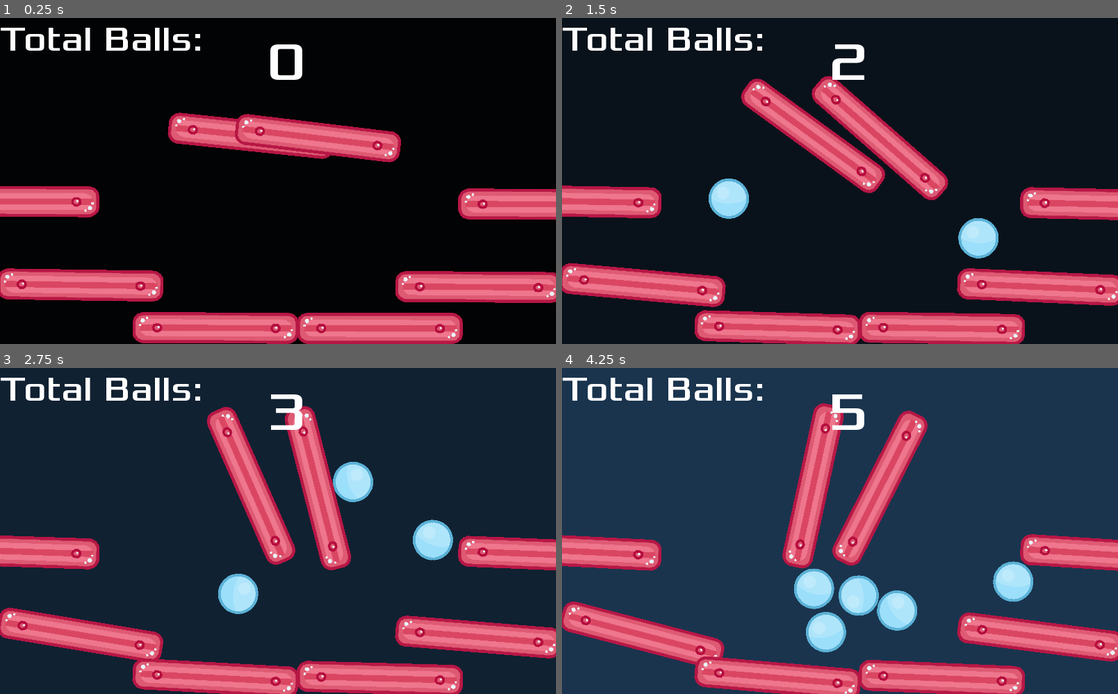
Above: before the commit, frames 1-4 (two rows, left to right).
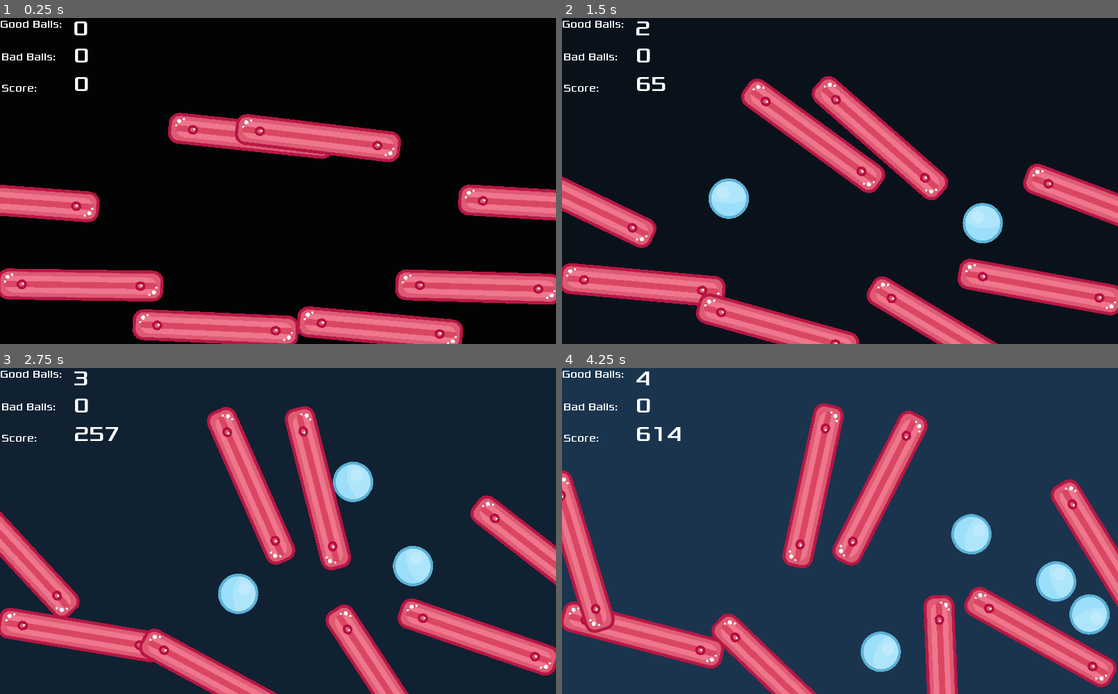
Above: after the commit, the same moments.

Repository: ahungry/games-scratch
Game: Godot game, scene res://Main.tscn
Same seed, same stepped clock (60 frames per second), same inputs: the game is played once before the commit and once after it.
Inputs (mouse positions are in pixels of both pictures, inside the frame that each line leads up to):
- Up to frame 1 (0.25 s): no input
- Up to frame 2 (1.5 s): move the mouse to (962, 164) at 0.52 s; press the mouse at (962, 164) at 0.53 s; move the mouse to (728, 197) at 1.27 s; release the mouse at (728, 197) at 1.28 s; click (728, 197) at 1.35 s
- Up to frame 3 (2.75 s): move the mouse to (333, 459) at 2.02 s; press the mouse at (333, 459) at 2.03 s
- Up to frame 4 (4.25 s): move the mouse to (812, 596) at 2.77 s; release the mouse at (812, 596) at 2.78 s; click (812, 596) at 2.85 s; move the mouse to (1006, 579) at 3.52 s; press the mouse at (1006, 579) at 3.53 s

The runs differ from the first frame. In frame 1, 7.0% of the frame differs, in the area x 0-100%, y 0-100%; in frame 2, 15%; in frame 3, 17%; in frame 4, 24%.

Commit message:
Really good game

Diff:
--- a/falling-balls/Ball.tscn
+++ b/falling-balls/Ball.tscn
@@ -8,7 +8,7 @@
 custom_solver_bias = 0.0
 radius = 37.1452
 
-[node name="Ball" type="RigidBody2D"]
+[node name="Ball" type="RigidBody2D" index="0"]
 
 input_pickable = false
 collision_layer = 1
--- a/falling-balls/HUD.gd
+++ b/falling-balls/HUD.gd
@@ -1,7 +1,6 @@
 extends CanvasLayer
 
 export (PackedScene) var HUD
-var score = 0
 
 # class member variables go here, for example:
 # var a = 2
@@ -13,8 +12,9 @@
 	pass
 
 func _process(delta):
+	pass
 	#$Score.text = str(score)
-	$Score.text = str(get_tree().get_nodes_in_group("balls").size())
+	#$Score.text = str(get_tree().get_nodes_in_group("balls").size())
 #	# Called every frame. Delta is time since last frame.
 #	# Update game logic here.
 #	pass
--- a/falling-balls/HUD.tscn
+++ b/falling-balls/HUD.tscn
@@ -9,7 +9,7 @@
 
 [sub_resource type="DynamicFont" id=2]
 
-size = 64
+size = 20
 use_mipmaps = false
 use_filter = false
 font_data = SubResource( 1 )
@@ -22,13 +22,13 @@
 
 [sub_resource type="DynamicFont" id=4]
 
-size = 100
+size = 40
 use_mipmaps = false
 use_filter = false
 font_data = SubResource( 3 )
 _sections_unfolded = [ "Font", "Settings" ]
 
-[node name="HUD" type="CanvasLayer"]
+[node name="HUD" type="CanvasLayer" index="0"]
 
 layer = 1
 offset = Vector2( 0, 0 )
@@ -38,20 +38,7 @@
 script = ExtResource( 1 )
 HUD = null
 
-[node name="TouchScreenButton" type="TouchScreenButton" parent="." index="0"]
-
-scale = Vector2( 1025.03, 616.2 )
-normal = null
-pressed = null
-bitmask = null
-shape = null
-shape_centered = true
-shape_visible = true
-passby_press = false
-action = "click"
-visibility_mode = 0
-
-[node name="Label" type="Label" parent="." index="1"]
+[node name="GoodBallsLabel" type="Label" parent="." index="0"]
 
 anchor_left = 0.0
 anchor_top = 0.0
@@ -66,22 +53,68 @@
 size_flags_horizontal = 1
 size_flags_vertical = 4
 custom_fonts/font = SubResource( 2 )
-text = "Total Balls:"
+text = "Good Balls:"
 percent_visible = 1.0
 lines_skipped = 0
 max_lines_visible = -1
 _sections_unfolded = [ "Size Flags", "custom_fonts" ]
 
-[node name="Score" type="Label" parent="." index="2"]
+[node name="BadBallsLabel" type="Label" parent="." index="1"]
 
 anchor_left = 0.0
 anchor_top = 0.0
 anchor_right = 0.0
 anchor_bottom = 0.0
-margin_left = 492.0
-margin_top = 20.0
-margin_right = 761.0
-margin_bottom = 165.0
+margin_left = 3.0
+margin_top = 60.0
+margin_right = 519.0
+margin_bottom = 150.0
+rect_pivot_offset = Vector2( 0, 0 )
+rect_clip_content = false
+mouse_filter = 2
+mouse_default_cursor_shape = 0
+size_flags_horizontal = 1
+size_flags_vertical = 4
+custom_fonts/font = SubResource( 2 )
+text = "Bad Balls:"
+percent_visible = 1.0
+lines_skipped = 0
+max_lines_visible = -1
+_sections_unfolded = [ "Size Flags", "custom_fonts" ]
+
+[node name="ScoreLabel" type="Label" parent="." index="2"]
+
+anchor_left = 0.0
+anchor_top = 0.0
+anchor_right = 0.0
+anchor_bottom = 0.0
+margin_left = 3.0
+margin_top = 118.0
+margin_right = 519.0
+margin_bottom = 208.0
+rect_pivot_offset = Vector2( 0, 0 )
+rect_clip_content = false
+mouse_filter = 2
+mouse_default_cursor_shape = 0
+size_flags_horizontal = 1
+size_flags_vertical = 4
+custom_fonts/font = SubResource( 2 )
+text = "Score:"
+percent_visible = 1.0
+lines_skipped = 0
+max_lines_visible = -1
+_sections_unfolded = [ "Size Flags", "custom_fonts" ]
+
+[node name="Score" type="Label" parent="." index="3"]
+
+anchor_left = 0.0
+anchor_top = 0.0
+anchor_right = 0.0
+anchor_bottom = 0.0
+margin_left = 136.0
+margin_top = 97.0
+margin_right = 417.0
+margin_bottom = 162.0
 rect_pivot_offset = Vector2( 0, 0 )
 rect_clip_content = false
 mouse_filter = 2
@@ -94,3 +127,62 @@
 lines_skipped = 0
 max_lines_visible = -1
 _sections_unfolded = [ "custom_fonts" ]
+
+[node name="Good" type="Label" parent="." index="4"]
+
+anchor_left = 0.0
+anchor_top = 0.0
+anchor_right = 0.0
+anchor_bottom = 0.0
+margin_left = 135.0
+margin_top = -5.0
+margin_right = 419.0
+margin_bottom = 50.0
+rect_pivot_offset = Vector2( 0, 0 )
+rect_clip_content = false
+mouse_filter = 2
+mouse_default_cursor_shape = 0
+size_flags_horizontal = 1
+size_flags_vertical = 4
+custom_fonts/font = SubResource( 4 )
+text = "0"
+percent_visible = 1.0
+lines_skipped = 0
+max_lines_visible = -1
+_sections_unfolded = [ "custom_fonts" ]
+
+[node name="Bad" type="Label" parent="." index="5"]
+
+anchor_left = 0.0
+anchor_top = 0.0
+anchor_right = 0.0
+anchor_bottom = 0.0
+margin_left = 136.0
+margin_top = 45.0
+margin_right = 417.0
+margin_bottom = 117.0
+rect_pivot_offset = Vector2( 0, 0 )
+rect_clip_content = false
+mouse_filter = 2
+mouse_default_cursor_shape = 0
+size_flags_horizontal = 1
+size_flags_vertical = 4
+custom_fonts/font = SubResource( 4 )
+text = "0"
+percent_visible = 1.0
+lines_skipped = 0
+max_lines_visible = -1
+_sections_unfolded = [ "custom_fonts" ]
+
+[node name="TouchScreenButton" type="TouchScreenButton" parent="." index="6"]
+
+scale = Vector2( 1025.03, 616.2 )
+normal = null
+pressed = null
+bitmask = null
+shape = null
+shape_centered = true
+shape_visible = true
+passby_press = false
+action = "click"
+visibility_mode = 0
--- a/falling-balls/Main.gd
+++ b/falling-balls/Main.gd
@@ -5,6 +5,7 @@
 var balls = 0
 var rot = 0
 var rot_inc = 0.001
+var score = 0
 
 func _ready():
 	$Music.play()
@@ -16,7 +17,7 @@
 		var new_ball = Ball.instance()
 		new_ball.position = get_viewport().get_mouse_position()
 		add_child(new_ball)
-		$HUD.score = balls
+		#$HUD.score = balls
 
 func _process(delta):
 	if rot > 1:
@@ -29,10 +30,19 @@
 
 	$WallContainer/Wall8.rotation = rot * 8
 	$WallContainer/Wall7.rotation = rot * 7
-	$WallContainer/Wall6.rotation = rot / 6
-	$WallContainer/Wall5.rotation = rot / 5
-	$WallContainer/Wall4.rotation = rot / 4
-	$WallContainer/Wall3.rotation = rot / 3
-	$WallContainer/Wall2.rotation = rot / 2
-	$WallContainer/Wall1.rotation = rot / 1
+	$WallContainer/Wall6.rotation = rot * 6
+	$WallContainer/Wall5.rotation = rot * 5
+	$WallContainer/Wall4.rotation = rot * 4
+	$WallContainer/Wall3.rotation = rot * 3
+	$WallContainer/Wall2.rotation = rot * 2
+	$WallContainer/Wall1.rotation = rot * 1
 	$BG.color = Color (rot, rot * 2, rot * 3, 0.4)
+
+
+func _on_Timer_timeout():
+	var balls = get_tree().get_nodes_in_group("balls").size()
+	var bad_balls = get_tree().get_nodes_in_group("bad_balls").size()
+	score += balls
+	$HUD/Score.text = str(score)
+	$HUD/Good.text = str(balls)
+	$HUD/Bad.text = str(bad_balls)
--- a/falling-balls/Main.tscn
+++ b/falling-balls/Main.tscn
@@ -13,7 +13,7 @@
 radius = 28.7617
 height = 253.621
 
-[node name="Main" type="Node" index="0"]
+[node name="Main" type="Node"]
 
 script = ExtResource( 1 )
 Ball = ExtResource( 2 )
@@ -282,3 +282,12 @@
 mix_target = 0
 bus = "Master"
 _sections_unfolded = [ "Pause" ]
+
+[node name="Timer" type="Timer" parent="." index="6"]
+
+process_mode = 1
+wait_time = 0.01
+one_shot = false
+autostart = true
+
+[connection signal="timeout" from="Timer" to="." method="_on_Timer_timeout"]
